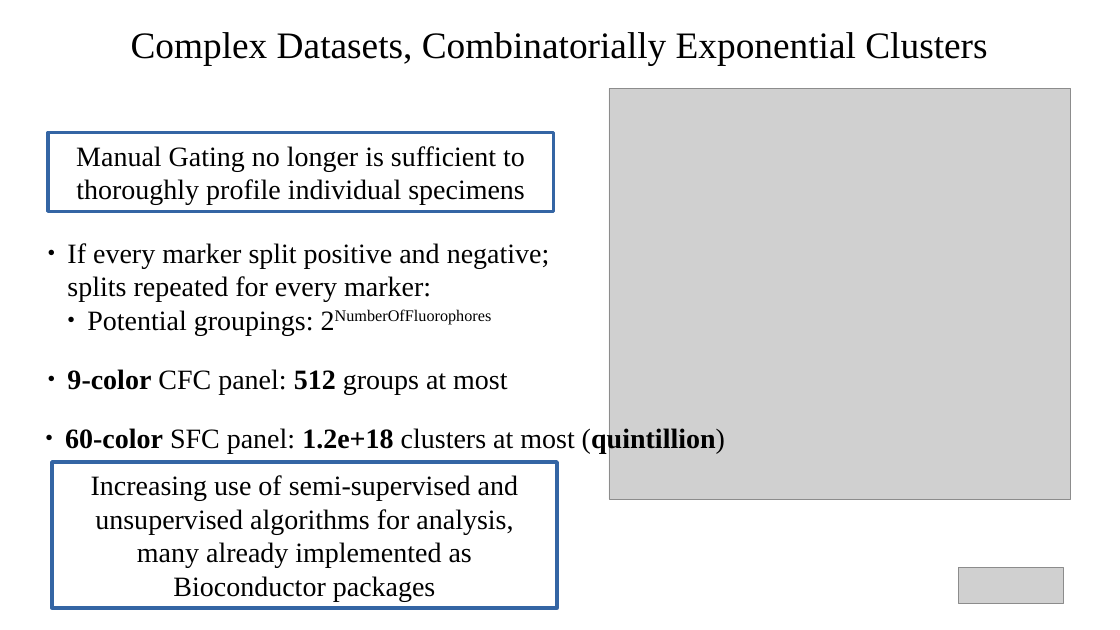
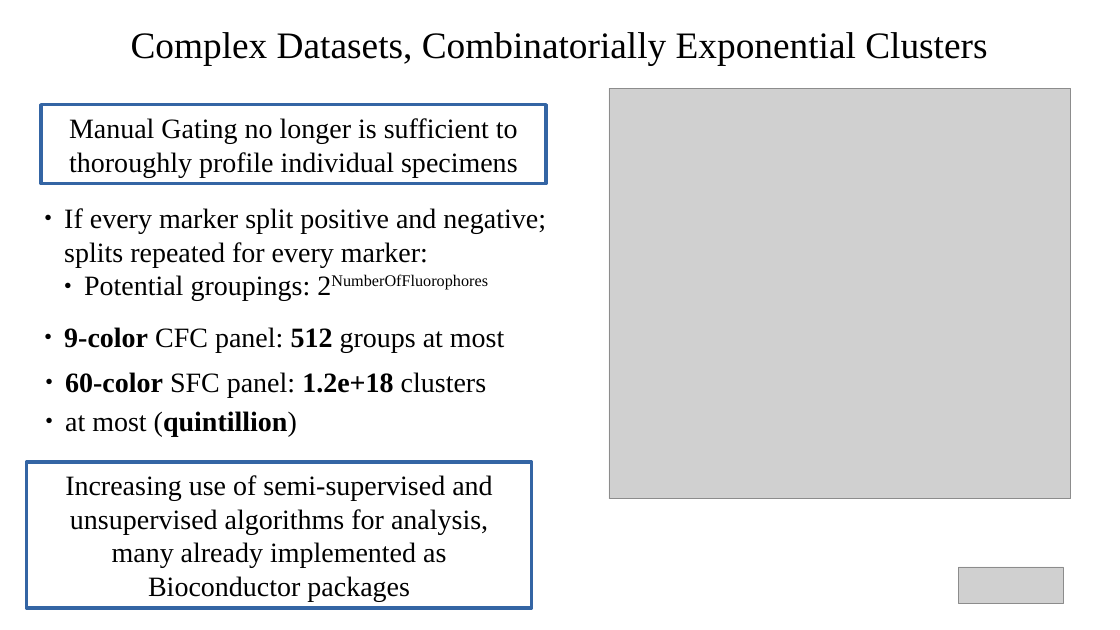
Before and after one commit to DavidRach/CytometryIn_Bioc2026, a slide deck: slide 9 of DavidRach_CytometryInR_BioC2026.pptx (slide 7 before the commit). Drawn at 1120x630 pixels with LibreOffice and Linux fonts; fonts in the diff are those of the drawing; grey boxes stand for pictures. Boxes give left, top, right and bottom in pixels: in the first picture for what was removed or moved away, otherwise in the second. Text is boxed around its words. In the diff, an @@ line names an element or a change of style, - is before the commit and + after.

```diff
--- a/DavidRach_CytometryInR_BioC2026.pptx
+++ b/DavidRach_CytometryInR_BioC2026.pptx
@@ rectangle "Manual Gating no longer is ...": place and size @@
-rectangle "Manual Gating no longer is ..." at [48,133,553,212]
+rectangle "Manual Gating no longer is ..." at [41,105,546,184]
@@ text "If every marker split positive ...": place and size @@
-text "If every marker split positive ..." at [67,243,550,335]
+text "If every marker split positive ..." at [64,208,546,301]
@@ text "9-color CFC panel: 512 groups ...": place and size @@
-text "9-color CFC panel: 512 groups ..." at [67,369,507,394]
+text "9-color CFC panel: 512 groups ..." at [64,327,504,352]
@@ text at [65,372,487,436]: text changed @@
-● 60-color SFC panel: 1.2e+18 clusters at most (quintillion)
+● 60-color SFC panel: 1.2e+18 clusters
+● at most (quintillion)
@@ rectangle "Increasing use of semi-supervised and ...": place and size @@
-rectangle "Increasing use of semi-supervised and ..." at [52,462,557,608]
+rectangle "Increasing use of semi-supervised and ..." at [27,462,532,608]
```
Also in this commit, not shown: 9 other slides changed, 7 slides added, 5 slides removed, 2 other files.
